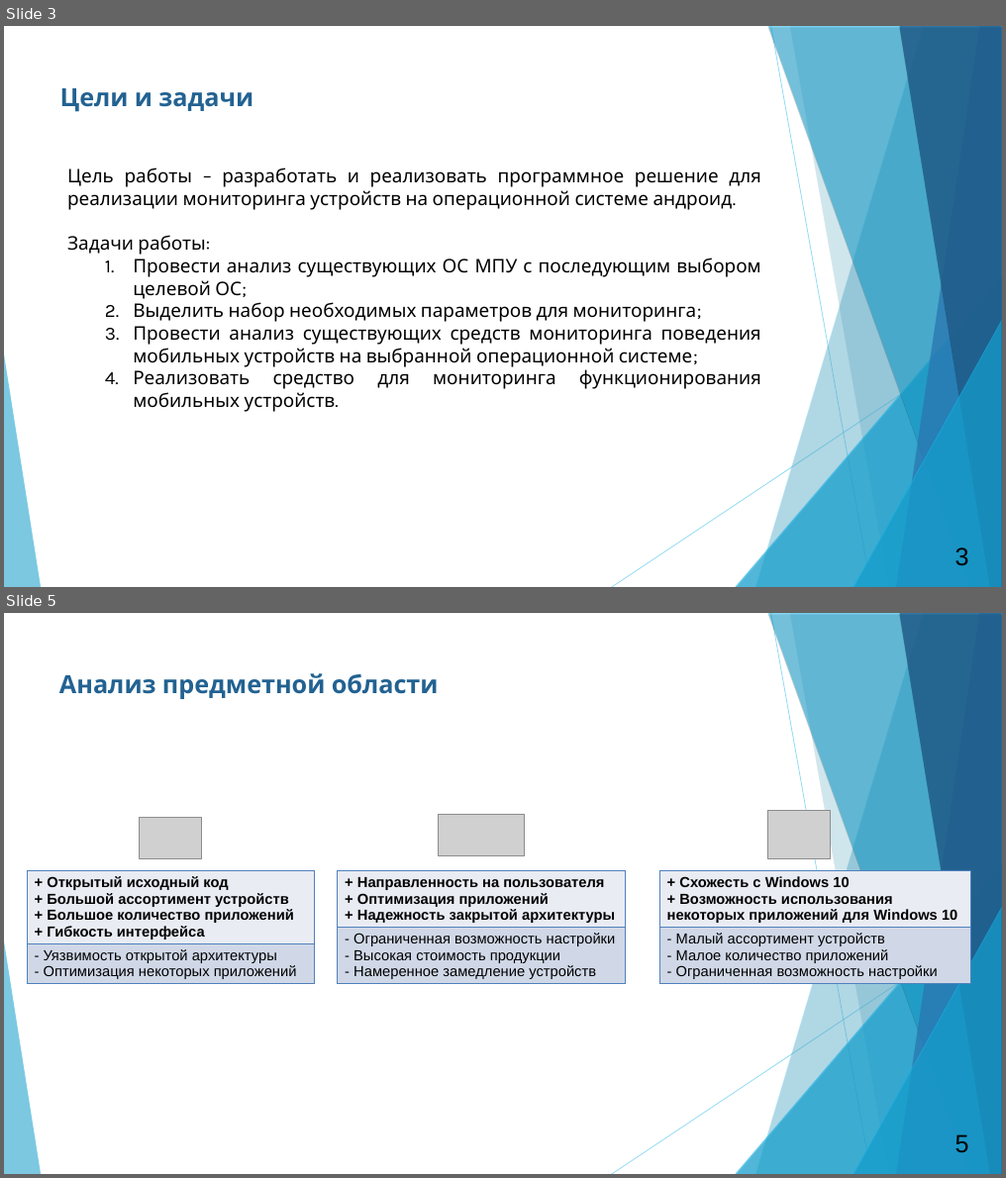
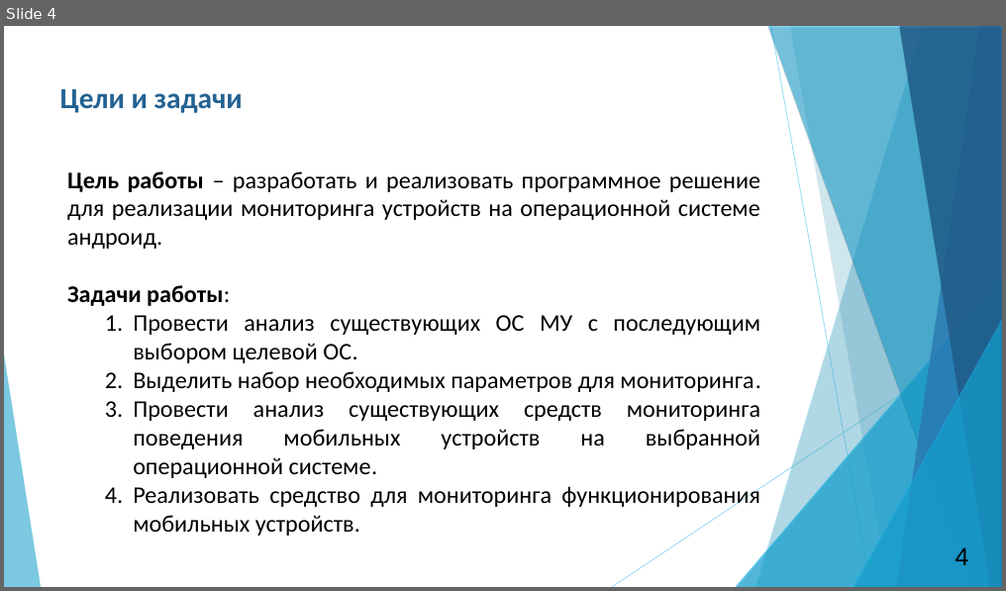
Before and after one commit to redmolle/BehavioralAnalysis, a slide deck: docs/Презентация/Презентация.pptx. Shown one above the other, each under a label of ours: slides 3 and 5 before the commit, slide 4 after it; the slides between them are not shown. The pictures are 1006x1178 and 1006x591 pixels, drawn with LibreOffice and Linux fonts; fonts in the diff are those of the drawing; grey boxes stand for pictures. Boxes give left, top, right and bottom in pixels: in the first picture for what was removed or moved away, otherwise in the second. Text is boxed around its words. In the diff, an @@ line names an element or a change of style, - is before the commit and + after.

```diff
--- a/docs/Презентация/Презентация.pptx
+++ b/docs/Презентация/Презентация.pptx
@@ slide 5 removed at bbox=[4, 613, 1002, 1174], background #FFFFFF; not listed: 10 template elements that a slide beside it also shows @@
@@ title removed at bbox=[59, 673, 439, 699] @@
-Анализ предметной области
@@ picture removed at bbox=[140, 817, 202, 859] @@
@@ picture removed at bbox=[439, 814, 524, 856] @@
@@ picture removed at bbox=[767, 810, 831, 860] @@
@@ table removed at bbox=[27, 871, 314, 991], 2 rows, 1 columns @@
-+ Открытый исходный код / + Большой ассортимент устройств / + Большое количество приложений / + Гибкость интерфейса
-- Уязвимость открытой архитектуры / - Оптимизация некоторых приложений
@@ table removed at bbox=[338, 871, 626, 991], 2 rows, 1 columns @@
-+ Направленность на пользователя / + Оптимизация приложений / + Надежность закрытой архитектуры
-- Ограниченная возможность настройки / - Высокая стоимость продукции / - Намеренное замедление устройств
@@ table removed at bbox=[659, 871, 971, 991], 2 rows, 1 columns @@
-+ Схожесть с Windows 10 / + Возможность использования некоторых приложений для Windows 10
-- Малый ассортимент устройств / - Малое количество приложений / - Ограниченная возможность настройки
@@ page number removed at bbox=[955, 1135, 969, 1154] @@
-5
@@ what was slide 3 is now slide 4 @@
@@ slide 4 changed as well @@
@@ title "Цели и задачи" at bbox=[60, 89, 243, 113]: size 24 to 28 pt, font Karla to Calibri @@
@@ text at bbox=[67, 172, 760, 536]: size 18 to 23 pt, font Karla to Calibri in "Цель работы – разработать и реализовать программное ...", "Задачи работы:", "Реализовать средство для мониторинга функционирования мобиль ..."; bold on in "Цель работы", "Задачи работы:" @@
@@ text at bbox=[133, 315, 761, 478]: text changed; size 18 to 23 pt; font Karla to Calibri @@
-  1. Провести анализ существующих ОС МПУ с последующим выбором целевой ОС;
-  2. Выделить набор необходимых параметров для мониторинга;
-  3. Провести анализ существующих средств мониторинга поведения мобильных устройств на выбранной операционной системе;
+  1. Провести анализ существующих ОС МУ с последующим выбором целевой ОС.
+  2. Выделить набор необходимых параметров для мониторинга.
+  3. Провести анализ существующих средств мониторинга поведения мобильных устройств на выбранной операционной системе.
@@ page number at bbox=[955, 548, 969, 566]: text changed @@
-3
+4
```
Also in this commit, not shown: 11 other slides changed, 2 slides added, 6 other files.
